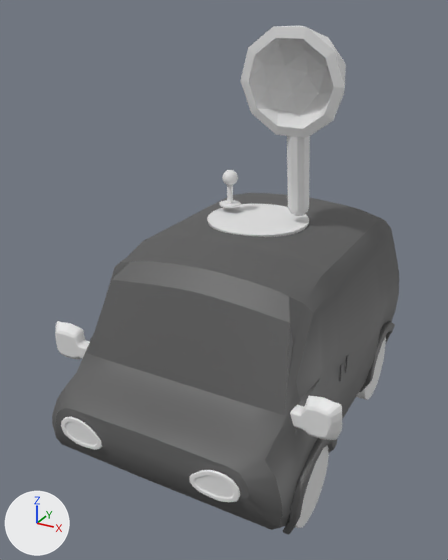
An edit to the Blender file Assets/Blender/launchAnim.blend, drawn before and after from the same camera.
Camera for both pictures: a camera (50 mm lens) standing at (0.57, -1.94, 2.08) and looking at (-0.77, 0.48, 0.87). Lighting does not change. The marker at lower left points along +X, +Y and +Z. Both versions are drawn at frame 5 of the action 'Icosphere.001Action'; the numbers are the values there.

The first picture shows 'Circle', 'headlights', 'joystick', 'launcherBase', 'spoon', 'van body', 'van body.001', 'van body.002', 'wing mirrors'.
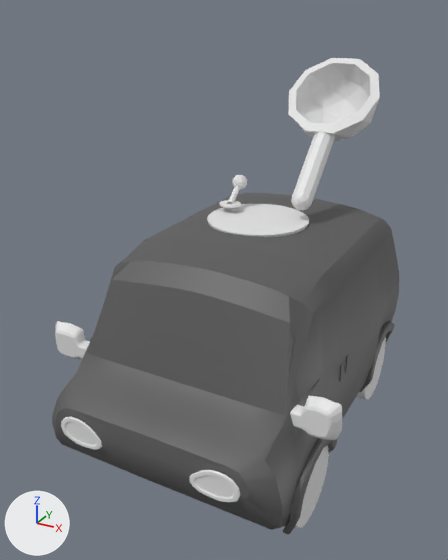
Location of each change, [x1, y1, x2, y2] in pixels of the pictures (448 x 560 px):
'spoon', turned
    before: [240, 25, 346, 216]
    after: [289, 58, 380, 211]
'joystick', turned
    before: [222, 170, 238, 204]
    after: [228, 175, 247, 204]

Patch to the scene script:
```diff
--- a/Assets/Blender/launchAnim.blend.py
+++ b/Assets/Blender/launchAnim.blend.py
@@ ob_spoon @@
 ob_spoon.location = (-0.553, 0.869, 1.151)
-ob_spoon.rotation_euler = (-6.236, 1.724, -1.524)  # degrees (-357, 99, -87)
+ob_spoon.rotation_euler = (-6.283, 0.785, -1.571)  # degrees (-360, 45, -90)
 ob_spoon.scale = (0.247, 0.247, 0.247)
@@ ob_joystick @@
 ob_joystick.location = (-0.92, 0.825, 1.133)
+ob_joystick.rotation_euler = (-0.847, 0.0, 0.0)  # degrees (-49, 0, 0)
 ob_joystick.scale = (0.0562, 0.0562, 0.0562)
```
